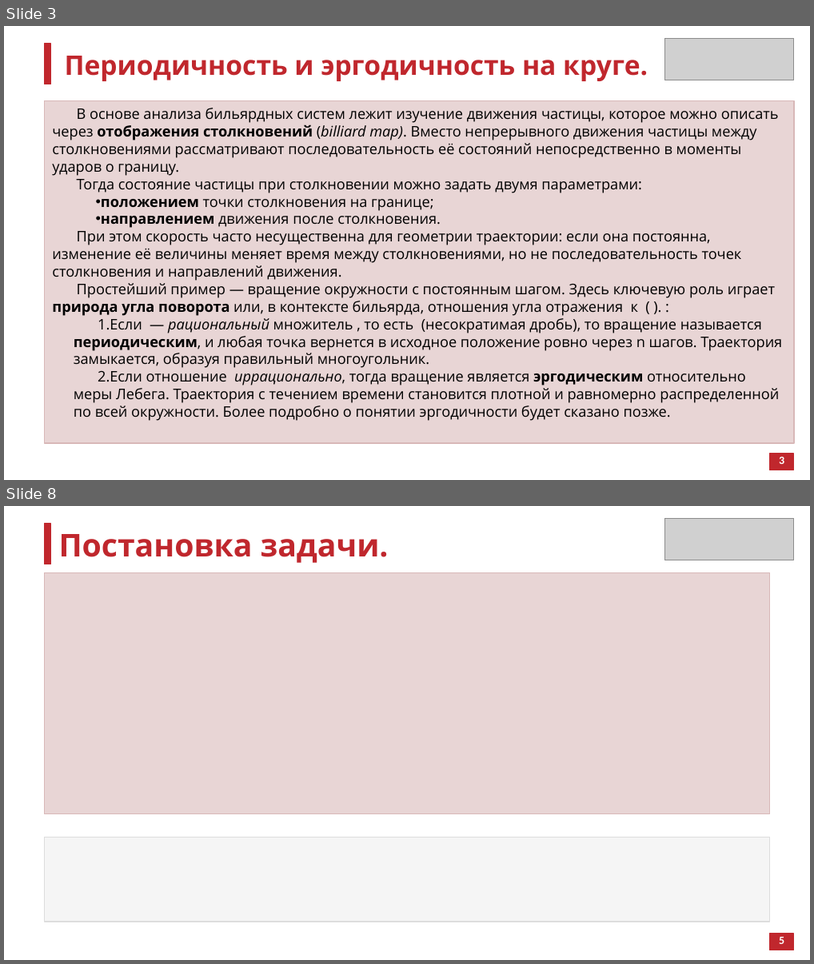
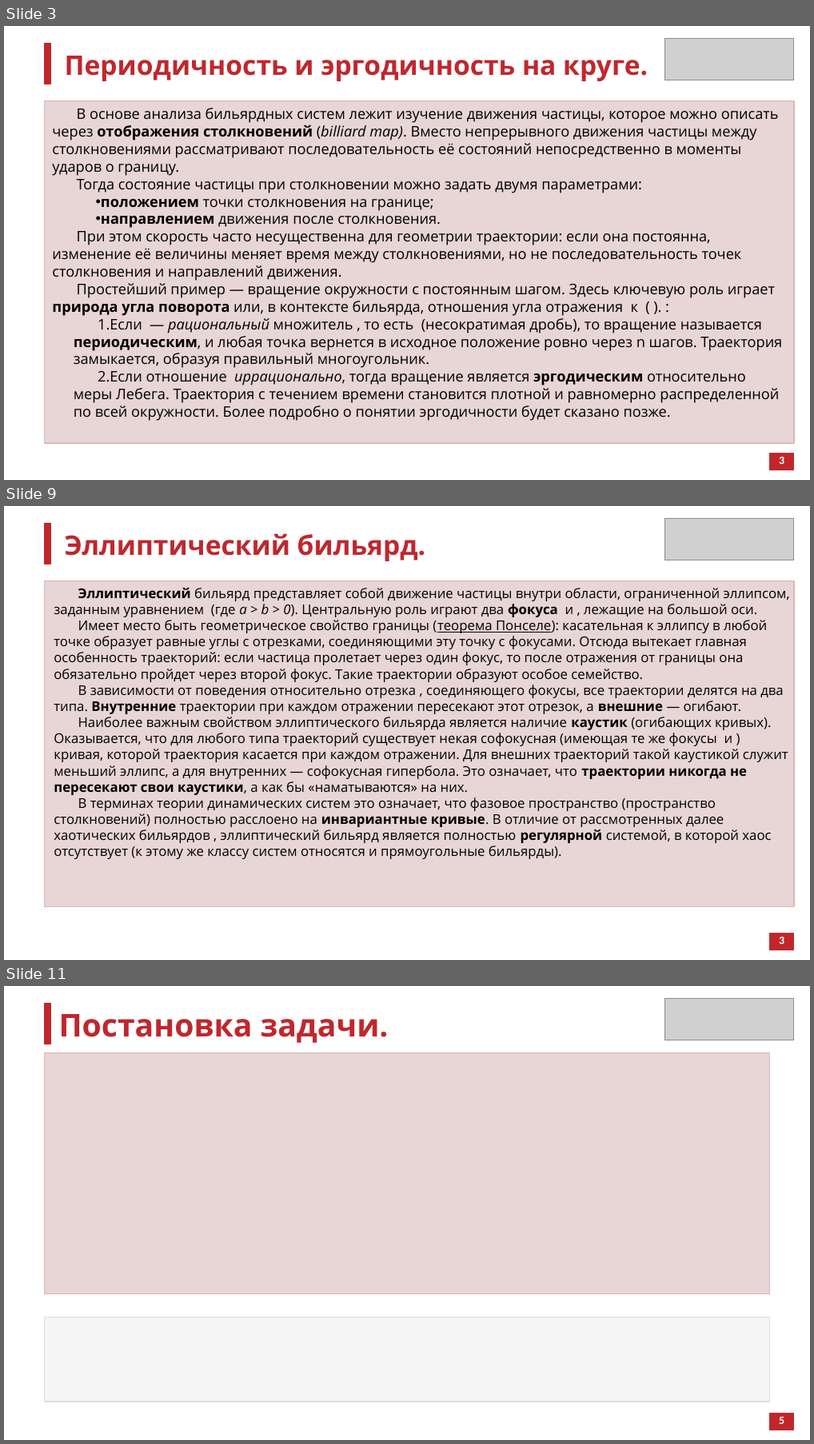
Before and after one commit to atelitsin/sinai_billiard, a slide deck: sinai_billiard.pptx. Shown one above the other, each under a label of ours: slides 3 and 8 before the commit, slides 3, 9 and 11 after it; the slides between them are not shown. The pictures are 814x964 and 814x1444 pixels, drawn with LibreOffice and Linux fonts; fonts in the diff are those of the drawing; grey boxes stand for pictures. Boxes give left, top, right and bottom in pixels: in the first picture for what was removed or moved away, otherwise in the second. Text is boxed around its words. In the diff, an @@ line names an element or a change of style, - is before the commit and + after.

```diff
--- a/sinai_billiard.pptx
+++ b/sinai_billiard.pptx
@@ slide 9 added at [4,506,810,960], background #FFFFFF @@
@@ rectangle added at [44,524,50,564], fill #C0272D, outline #C0272D 1 pt @@
@@ picture added at [666,518,794,560] @@
@@ text added at [65,533,426,561], 24 pt, text #C0272D, bold @@
+Эллиптический бильярд.
@@ rectangle added at [44,581,794,907], fill #E8D5D5, outline #D8B8B8 1 pt @@
@@ text added at [54,588,790,859], 12 pt, text #000000 @@
+Эллиптический бильярд представляет собой движение частицы внутри области, ограниченной эллипсом, заданным уравнением (где a > b > 0). Центральную роль играют два фокуса и , лежащие на большой оси.
+Имеет место быть геометрическое свойство границы (теорема Понселе): касательная к эллипсу в любой точке образует равные углы с отрезками, соединяющими эту точку с фокусами. Отсюда вытекает главная особенность траекторий: если частица пролетает через один фокус, то после отражения от границы она обязательно пройдет через второй фокус. Такие траектории образуют особое семейство.
+В зависимости от поведения относительно отрезка , соединяющего фокусы, все траектории делятся на два типа. Внутренние траектории при каждом отражении пересекают этот отрезок, а внешние — огибают.
+Наиболее важным свойством эллиптического бильярда является наличие каустик (огибающих кривых). Оказывается, что для любого типа траекторий существует некая софокусная (имеющая те же фокусы и ) кривая, которой траектория касается при каждом отражении. Для внешних траекторий такой каустикой служит меньший эллипс, а для внутренних — софокусная гипербола. Это означает, что траектории никогда не пересекают свои каустики, а как бы «наматываются» на них.
+В терминах теории динамических систем это означает, что фазовое пространство (пространство столкновений) полностью расслоено на инвариантные кривые. В отличие от рассмотренных далее хаотических бильярдов , эллиптический бильярд является полностью регулярной системой, в которой хаос отсутствует (к этому же классу систем относятся и прямоугольные бильярды).
@@ rectangle added at [770,933,794,949], fill #C0272D, outline #C0272D 1 pt @@
@@ text added at [779,936,785,944], 10 pt, text #FFFFFF, bold @@
+3
@@ what was slide 8 is now slide 11 @@
```
Also in this commit, not shown: 5 slides changed, 2 other slides added.
